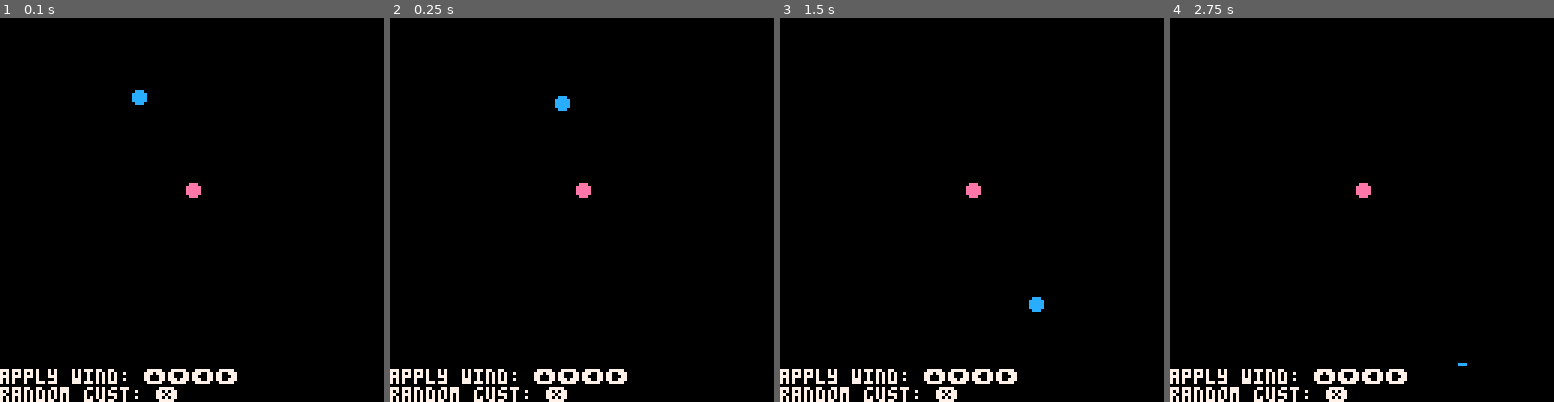
Above: before the commit, frames 1-4 (left to right).
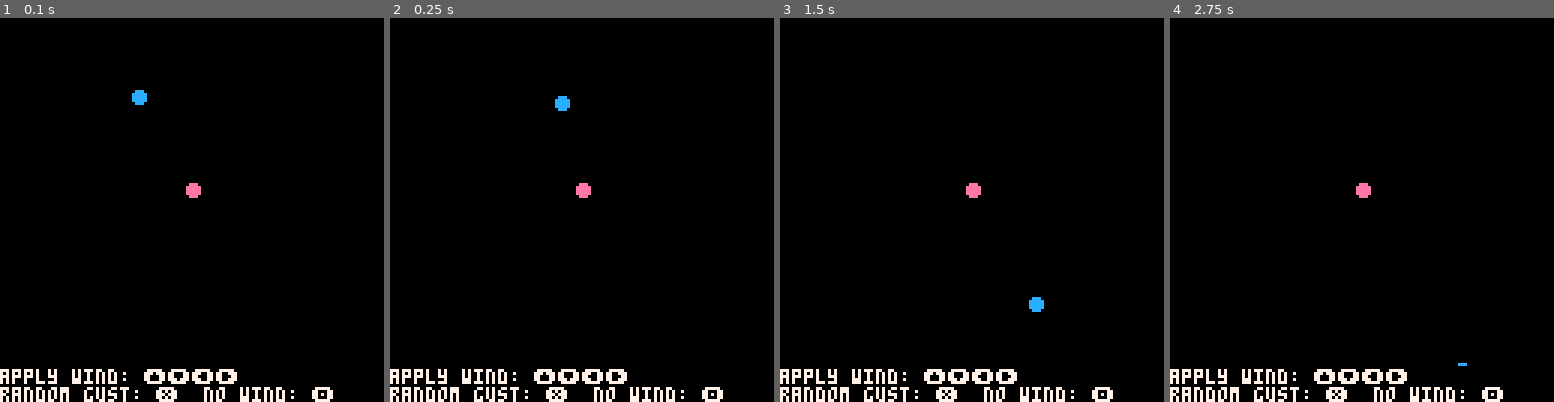
Above: after the commit, the same moments.

Repository: camerongoble/piconoc
Game: PICO-8 cartridge piconoc.p8
The game is run twice, just before and just after one commit, with the same random seed, the same clock (stepped at 60 frames per second) and the same inputs.
Inputs:
- Up to frame 1 (0.1 s): no input
- Up to frame 2 (0.25 s): no input
- Up to frame 3 (1.5 s): tap X (X key) at 0.33, 1.07 s; tap O (Z key) at 0.7 s
- Up to frame 4 (2.75 s): hold Right 1.6-2.1 s; tap O (Z key) at 1.7, 2.1, 2.5 s; tap X (X key) at 1.85 s; hold Up 2.15-2.42 s; hold Right from 2.47 s (still down)

The runs differ from the first frame. In frame 1, 0.5% of the frame differs, in the area x 53-87%, y 96-100%; in frame 2, 0.5%; in frame 3, 0.5%; in frame 4, 0.5%.

Commit message:
Added control to zero wind; added custom draw() for machine states

Diff:
--- a/piconoc.p8
+++ b/piconoc.p8
@@ -54,7 +54,8 @@
  chapters["forces"]={
   init=_forces_init,
   update=_forces_update,
-  hint="apply wind: ⬆️⬇️⬅️➡️\nrandom gust: ❎"
+  draw=_forces_draw,
+  hint="apply wind: ⬆️⬇️⬅️➡️\nrandom gust: ❎  no wind: 🅾️"
  }
  -- debug levels correspond to chapters in "nature of code"
  -- levels show debug info for topics in each chapter
@@ -81,6 +82,7 @@
 function _draw()
  cls()
  draw_position(world)
+ if chapters[state].draw then chapters[state].draw() end
  if debug_level then
   if debug_level == "vectors" then
    debug_velocity(world)
